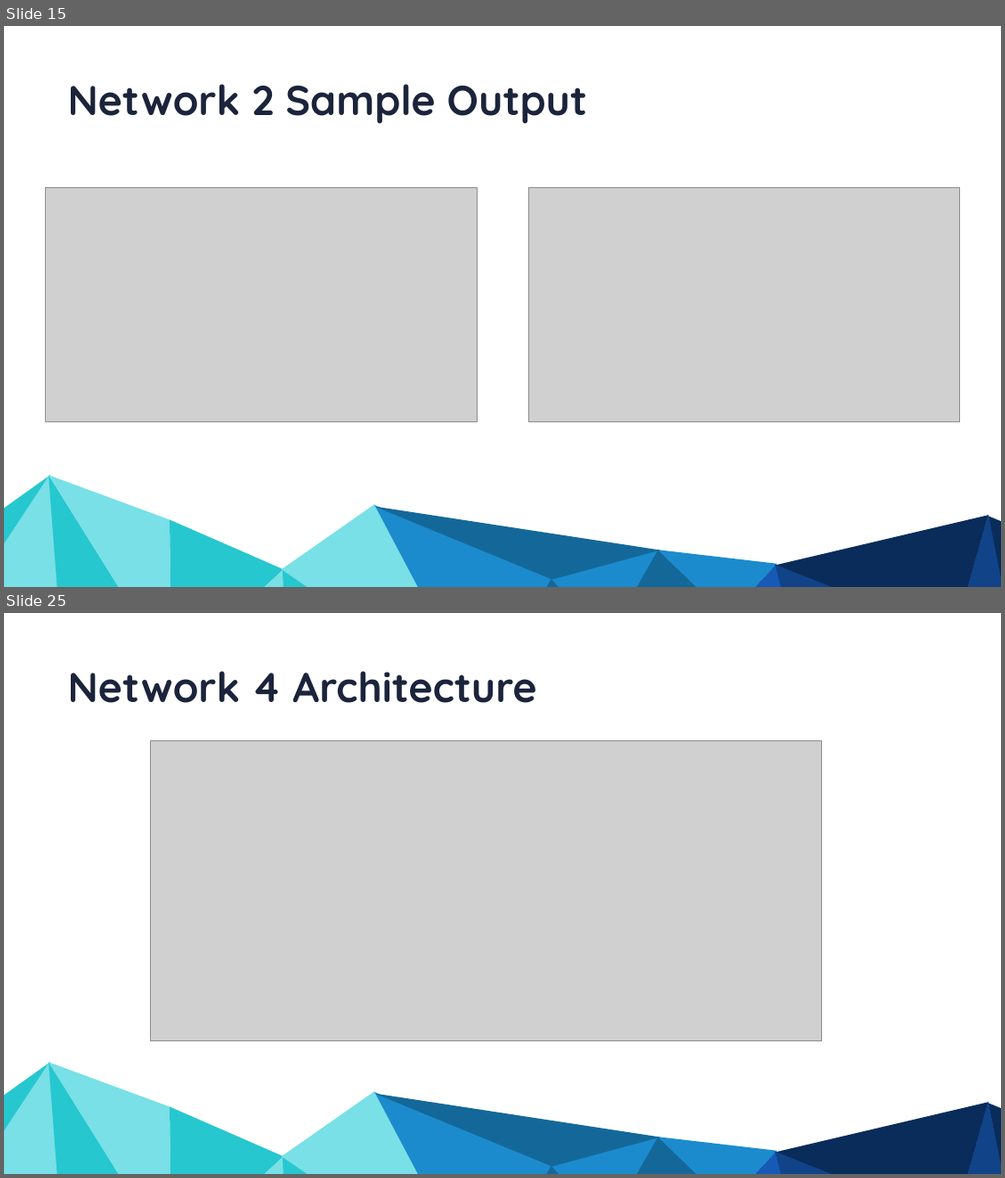
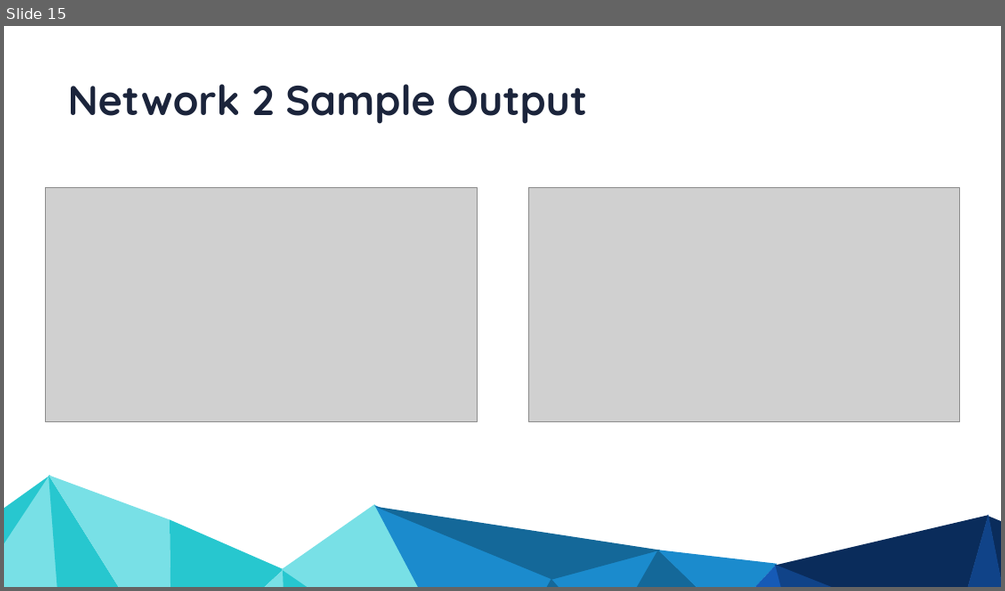
Before and after one commit to NasirKhalid24/Vancouver-Crime-Prediction, a slide deck: Final Presentation.pptx. Shown one above the other, each under a label of ours: slides 15 and 25 before the commit, slide 15 after it; the slides between them are not shown. The pictures are 1005x1178 and 1005x591 pixels, drawn with LibreOffice and Linux fonts; fonts in the diff are those of the drawing; grey boxes stand for pictures. Boxes give left, top, right and bottom in pixels: in the first picture for what was removed or moved away, otherwise in the second. Text is boxed around its words. In the diff, an @@ line names an element or a change of style, - is before the commit and + after.

```diff
--- a/Final Presentation.pptx
+++ b/Final Presentation.pptx
@@ slide 25 removed at (4, 613, 1001, 1174), background #FFFFFF; not listed: 19 template elements that a slide beside it also shows @@
@@ text removed at (68, 671, 536, 703) @@
-Network 4 Architecture
@@ picture removed at (150, 740, 821, 1041) @@
```
Also in this commit, not shown: 1 slide changed, 13 other slides removed.
